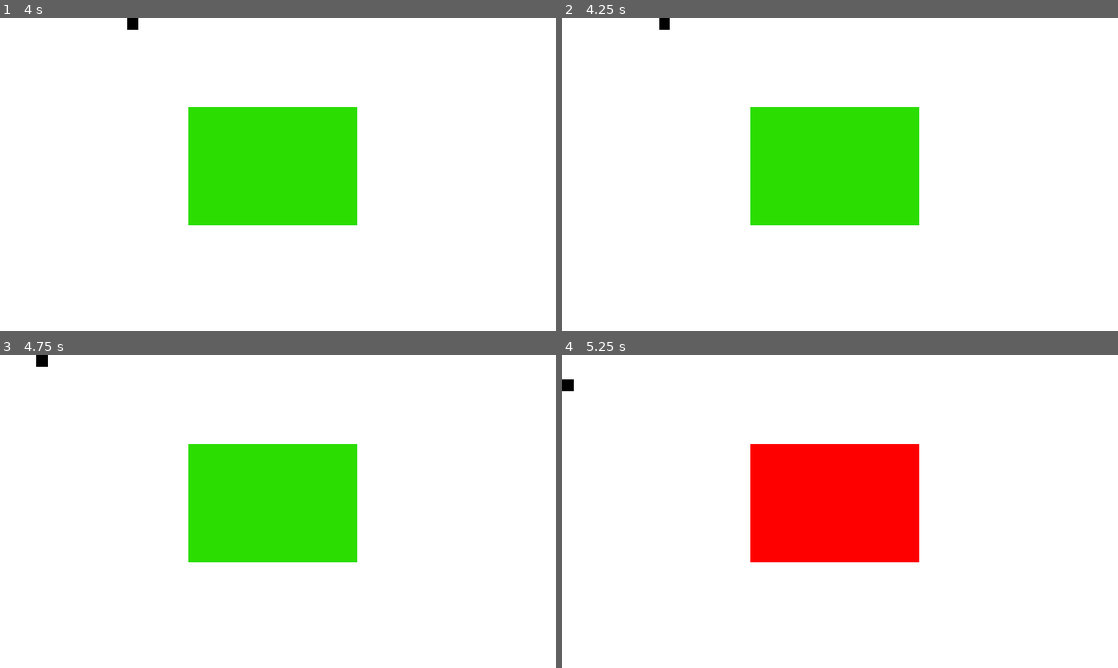
Above: before the commit, frames 1-4 (two rows, left to right).
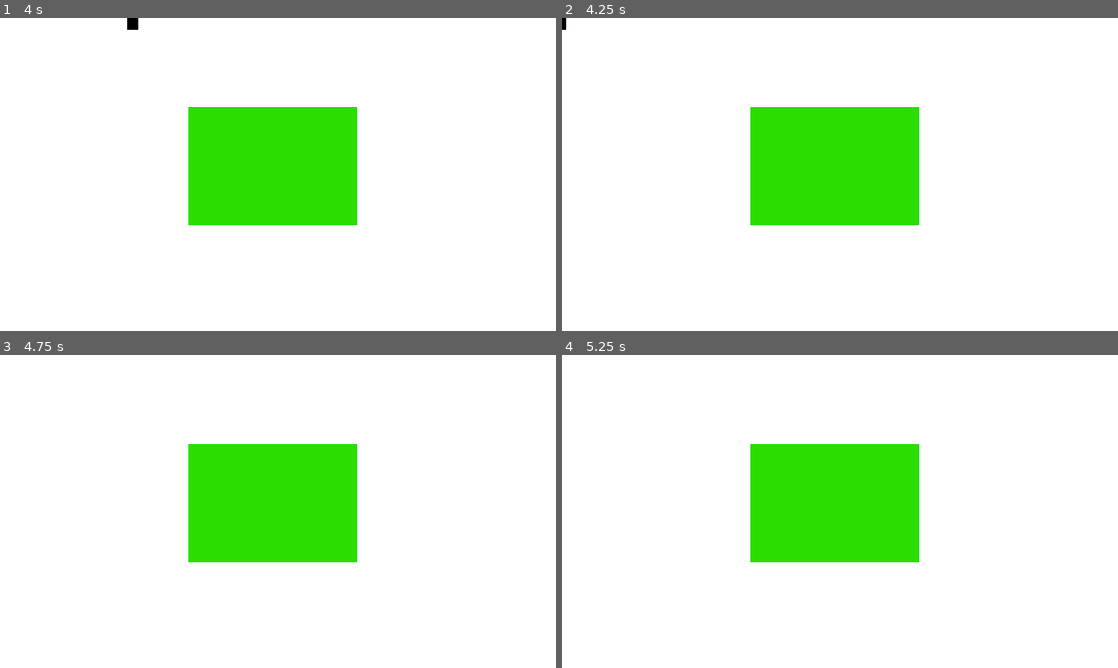
Above: after the commit, the same moments.

Repository: HarisKhanFr/dont-wake-the-giant
Game: Godot game, scene res://main.tscn
The game is run twice, just before and just after one commit, with the same random seed, the same clock (stepped at 60 frames per second) and the same inputs.
Inputs:
- Up to frame 1 (4 s): tap Enter at 0.5 s; hold D (move_right) 0.53-1.28 s; hold S (move_down) 1.28-2.03 s; hold D (move_right) 2.03-2.78 s; hold W (move_up) 2.78-3.53 s; hold A (move_left) from 3.53 s (still down)
- Up to frame 2 (4.25 s): keep holding A (move_left); tap R (restart, bound only after the commit) at 4.15 s
- Up to frame 3 (4.75 s): keep holding A (move_left)
- Up to frame 4 (5.25 s): release A (move_left) at 5.03 s; hold S (move_down) from 5.03 s (still down)

Frame 1 is identical in both runs. In frame 2, 0.1% of the frame differs, in the area x 0-20%, y 0-4%; in frame 3, less than 0.1%; in frame 4, 12%, in the area x 0-65%, y 7-67%.

Commit message:
Add caught and restart

Diff:
--- a/dont-wake-the-giant/main.gd
+++ b/dont-wake-the-giant/main.gd
@@ -1,5 +1,8 @@
 extends Node2D
 
+@export var awakeFor: float = 1.0 #how long the giant is awake for
+@export var sleepFor: float = 5.0 #sleep duration of the giant
+var is_awake: bool = false #keeps track of giants sleep status
 
 # Called when the node enters the scene tree for the first time.
 func _ready() -> void:
@@ -10,9 +13,23 @@
 func _process(delta: float) -> void:
 	pass
 
-@export var awakeFor: float = 1.0
-@export var sleepFor: float = 5.0
-var is_awake: bool = false
+func _pauseGame() -> void:
+	$GiantTimer.stop()
+	$Player.set_physics_process(false)
+
+func _restartGame() -> void:
+	$GiantTimer.start()
+	$Player.set_physics_process(true)
+
+func _physics_process(float) -> void:
+	if is_awake and int($Player.get_real_velocity().length()) != 0:
+		$UI/GameOverLabel.visible = true
+		_pauseGame()
+
+	if Input.is_action_just_pressed("restart"):
+		get_tree().reload_current_scene()
+		_restartGame()
+
 func _on_giant_timer_timeout() -> void:
 	if is_awake:
 		$Giant.color = Color.GREEN
--- a/dont-wake-the-giant/main.tscn
+++ b/dont-wake-the-giant/main.tscn
@@ -25,4 +25,16 @@
 one_shot = true
 autostart = true
 
+[node name="UI" type="CanvasLayer" parent="." unique_id=1180226283]
+
+[node name="GameOverLabel" type="Label" parent="UI" unique_id=467971838]
+visible = false
+offset_left = 129.0
+offset_top = 267.0
+offset_right = 1038.0
+offset_bottom = 377.0
+theme_override_colors/font_color = Color(0, 0, 0, 1)
+theme_override_font_sizes/font_size = 80
+text = "Caught! Press R to retry"
+
 [connection signal="timeout" from="GiantTimer" to="." method="_on_giant_timer_timeout"]
--- a/dont-wake-the-giant/project.godot
+++ b/dont-wake-the-giant/project.godot
@@ -46,6 +46,11 @@
 , Object(InputEventKey,"resource_local_to_scene":false,"resource_name":"","device":-1,"window_id":0,"alt_pressed":false …(186 unchanged characters)…
 ]
 }
+restart={
+"deadzone": 0.2,
+"events": [Object(InputEventKey,"resource_local_to_scene":false,"resource_name":"","device":-1,"window_id":0,"alt_pressed":false,"shift_pressed":false,"ctrl_pressed":false,"meta_pressed":false,"pressed":false,"keycode":0,"physical_keycode":82,"key_label":0,"unicode":114,"location":0,"echo":false,"script":null)
+]
+}
 
 [physics]
 
Not shown, added: dont-wake-the-giant/main.tscn3050533613.tmp
